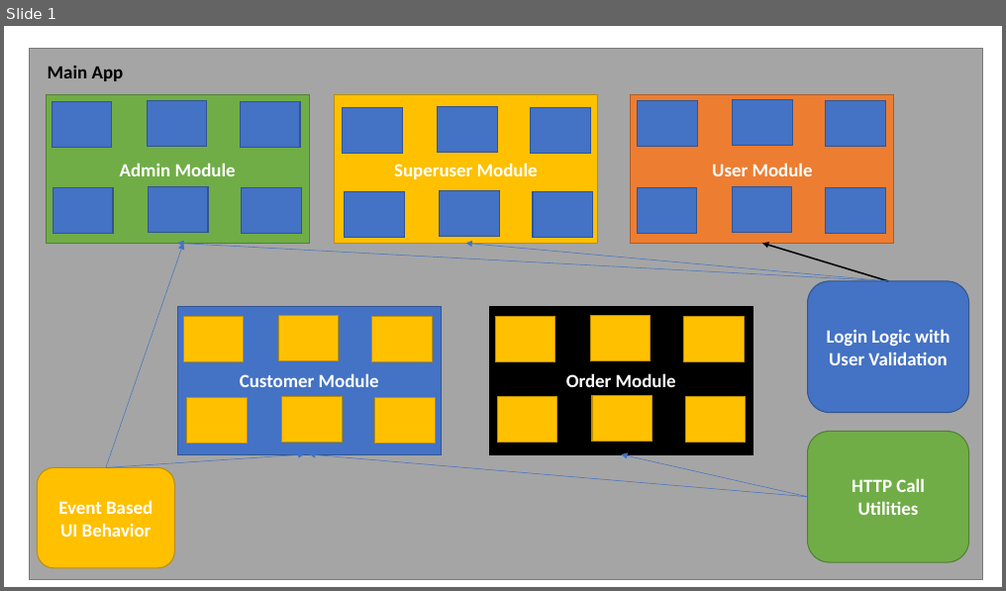
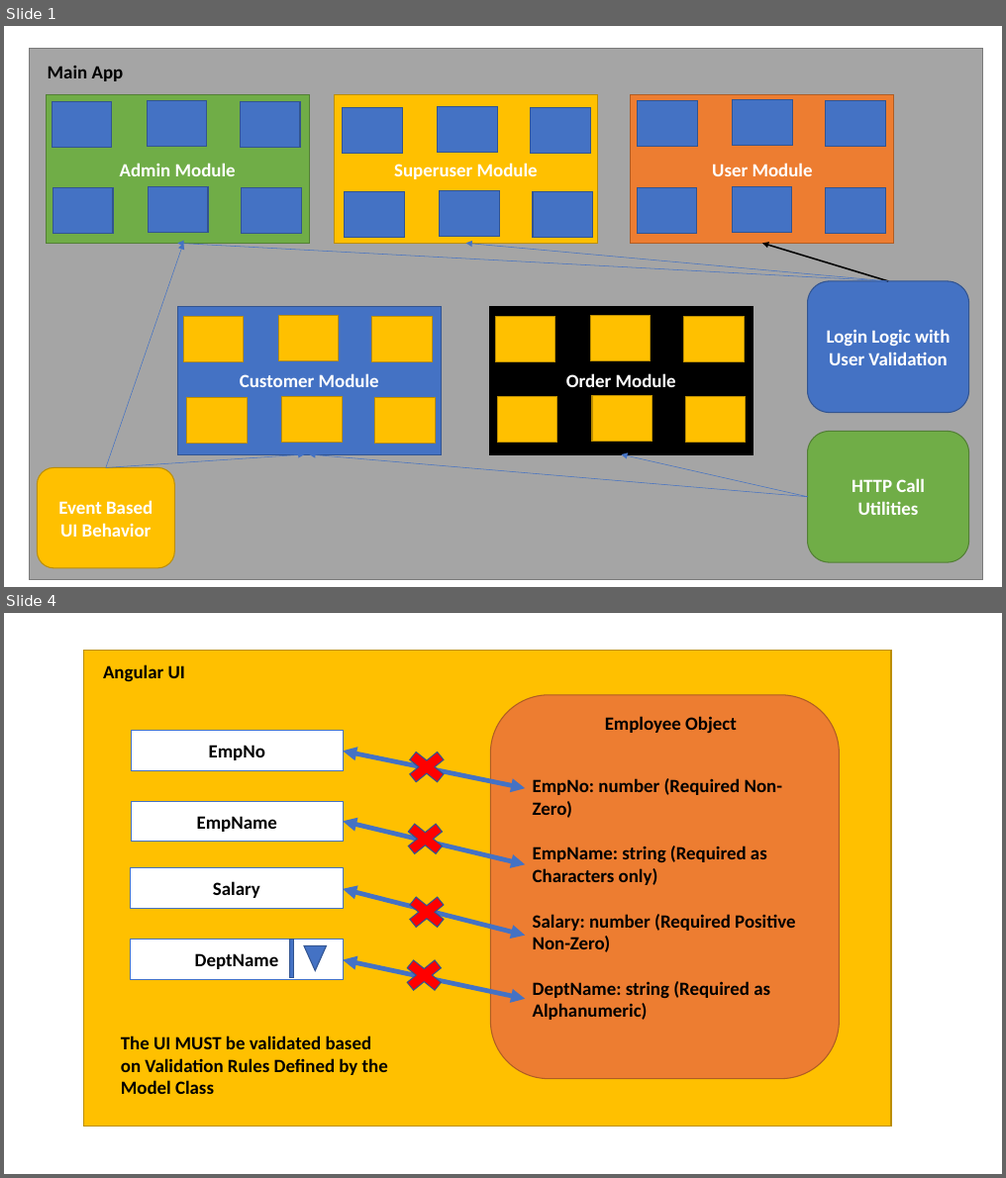
Before and after one commit to maheshsabnis/Blaz_Ng_Jan2022, a slide deck: images_NG.pptx. Shown one above the other, each under a label of ours: slide 1 before the commit, slides 1 and 4 after it; the slides between them are not shown. The pictures are 1006x591 and 1006x1178 pixels, drawn with LibreOffice and Linux fonts; fonts in the diff are those of the drawing. Boxes give left, top, right and bottom in pixels: in the first picture for what was removed or moved away, otherwise in the second. Text is boxed around its words. In the diff, an @@ line names an element or a change of style, - is before the commit and + after.

```diff
--- a/images_NG.pptx
+++ b/images_NG.pptx
@@ slide 4 added at (4,613,1002,1174), background #FFFFFF @@
@@ rectangle added at (84,651,891,1127), fill #FFC000, outline #BD8E00 1 pt @@
@@ text added at (103,664,185,682), 18 pt, text #000000, bold @@
+Angular UI
@@ rounded rectangle added at (491,695,840,1079), fill #ED7D31, outline #AF5C24 1 pt @@
@@ rectangle added at (132,731,344,771), fill #FFFFFF, outline #4472C4 1 pt, 18 pt, text #000000, bold @@
+EmpNo
@@ text added at (605,716,737,734), 18 pt, text #000000, bold @@
+Employee Object
@@ double arrow added from (343, 751) to (525, 788), #4472C4 4.5 pt @@
@@ cross added at (400,746,453,788), fill #FF0000, outline #325491 1 pt @@
@@ text added at (533,778,795,1020), 18 pt, text #000000, bold @@
+EmpNo: number (Required Non-Zero)
+EmpName: string (Required as Characters only)
+Salary: number (Required Positive Non-Zero)
+DeptName: string (Required as Alphanumeric)
@@ rectangle added at (132,802,344,842), fill #FFFFFF, outline #4472C4 1 pt, 18 pt, text #000000, bold @@
+EmpName
@@ cross added at (399,817,451,861), fill #FF0000, outline #325491 1 pt @@
@@ double arrow added from (343, 821) to (525, 864), #4472C4 4.5 pt @@
@@ rectangle added at (131,868,343,909), fill #FFFFFF, outline #4472C4 1 pt, 18 pt, text #000000, bold @@
+Salary
@@ double arrow added from (343, 889) to (525, 936), #4472C4 4.5 pt @@
@@ cross added at (400,891,453,934), fill #FF0000, outline #325491 1 pt @@
@@ rectangle added at (131,940,343,980), fill #FFFFFF, outline #4472C4 1 pt, 18 pt, text #000000, bold @@
+DeptName
@@ rectangle added at (290,940,294,978), fill #4472C4, outline #325491 1 pt @@
@@ triangle added at (304,947,327,970), fill #4472C4, outline #325491 1 pt @@
@@ double arrow added from (343, 960) to (525, 999), #4472C4 4.5 pt @@
@@ cross added at (398,955,450,997), fill #FF0000, outline #325491 1 pt @@
@@ text added at (121,1036,388,1094), 18 pt, text #000000, bold @@
+The UI MUST be validated based on Validation Rules Defined by the Model Class
```
Also in this commit, not shown: 2 other slides added, 1 other file.
